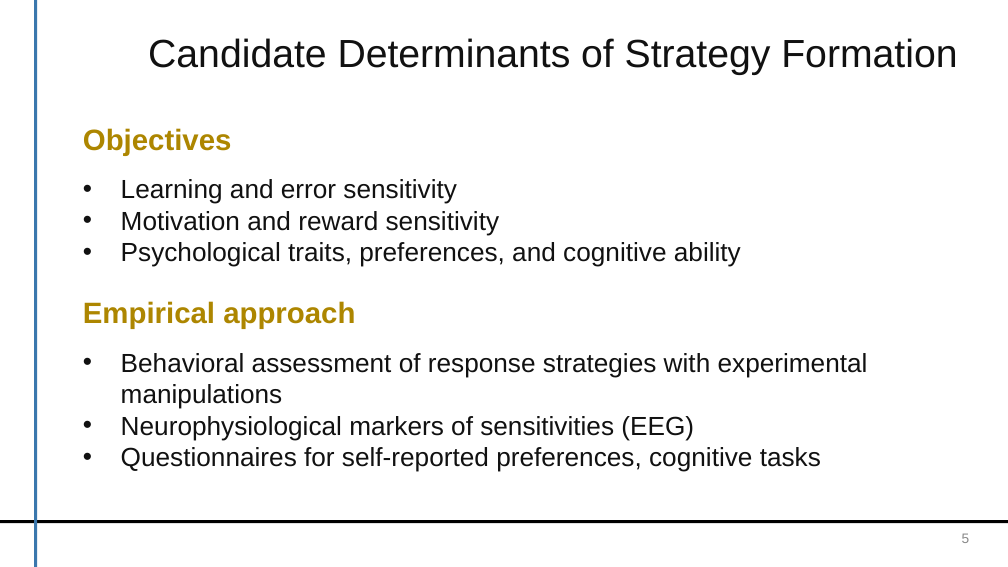
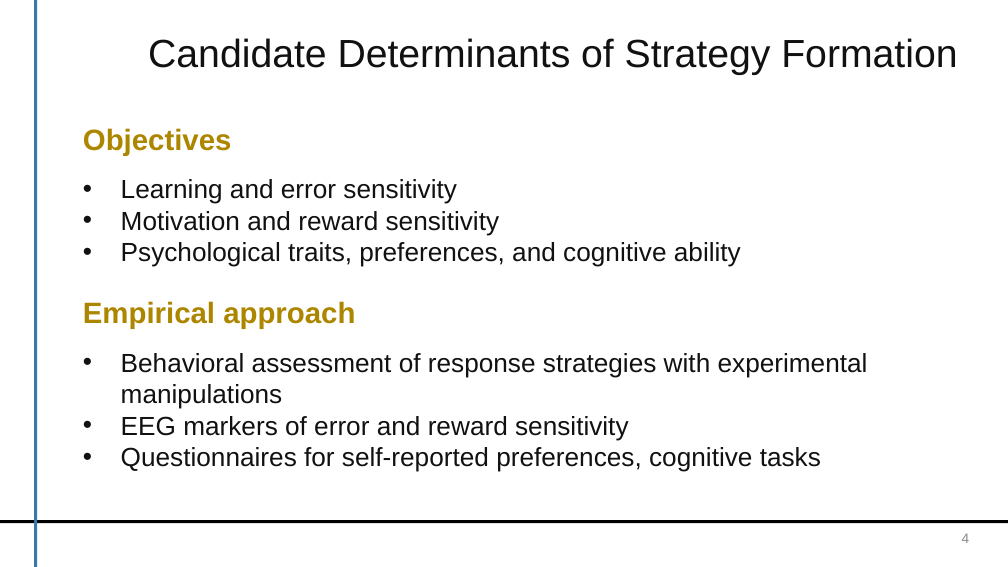
Before and after one commit to dirk-ostwald/Optimal-dual-task-performance, a slide deck: slide 5 of presentation/TP3-Kick-Off-Presentation-JB-DO.pptx (slide 4 before the commit). Drawn at 1008x567 pixels with LibreOffice and Linux fonts; fonts in the diff are those of the drawing; background and template pictures are left out. Boxes give left, top, right and bottom in pixels: in the first picture for what was removed or moved away, otherwise in the second. Text is boxed around its words. In the diff, an @@ line names an element or a change of style, - is before the commit and + after.

```diff
--- a/presentation/TP3-Kick-Off-Presentation-JB-DO.pptx
+++ b/presentation/TP3-Kick-Off-Presentation-JB-DO.pptx
@@ text at [121,416,629,440]: text changed @@
-• Neurophysiological markers of sensitivities (EEG)
+• EEG markers of error and reward sensitivity
@@ text at [962,533,970,543]: text changed @@
-5
+4
```
Also in this commit, not shown: 6 other slides changed, 20 slides added, 11 other files.
